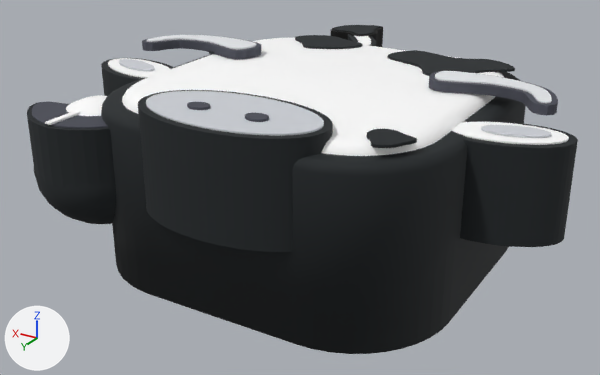
One commit to the FBX model assets/skins/roblox/corpo/individual/body_vaca.fbx: the scene before it, then after it.
Camera for both pictures: a 50 mm lens placed at (-4.38, 7.74, 3.51), pointed at (0.36, -0.17, -0.45). The lights are fixed; the arrows at lower left show +X, +Y and +Z. The first picture is the older version. Where no turn or scale is listed for an object, it has been applied to the vertices.

Objects in the first picture: 'body_vaca_corpo', 'body_vaca_mao'.
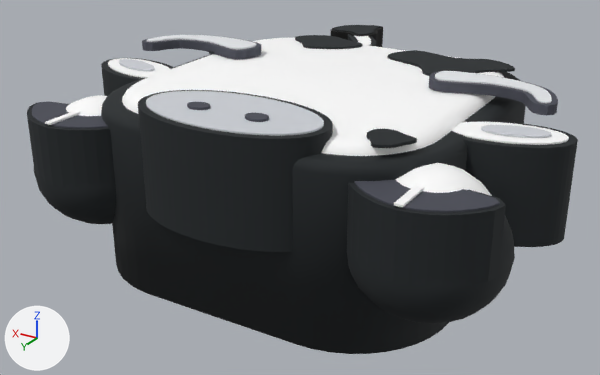
Location of each change, [x1, y1, x2, y2] in pixels of the pictures (600 x 375 px):
'body_vaca_mao_esq', added: after [347, 163, 515, 324]

Edits to the bpy script that builds the scene:
```text
Add me_body_vaca_mao_esq_001:
    me_body_vaca_mao_esq_001.from_pydata(...)  # 620 vertices, 1220 faces; spans x -0.75..0.75, y -0.75..0.75, z -0.77..0.65
    me_body_vaca_mao_esq_001.materials.append(mat_corpo_palette)  # picture img_corpo_palette_png
Add ob_body_vaca_mao_esq:
    ob_body_vaca_mao_esq = bpy.data.objects.new('body_vaca_mao_esq', me_body_vaca_mao_esq_001)
    ob_body_vaca_mao_esq.location = (-1.95, 1.45, 0.2)
```
